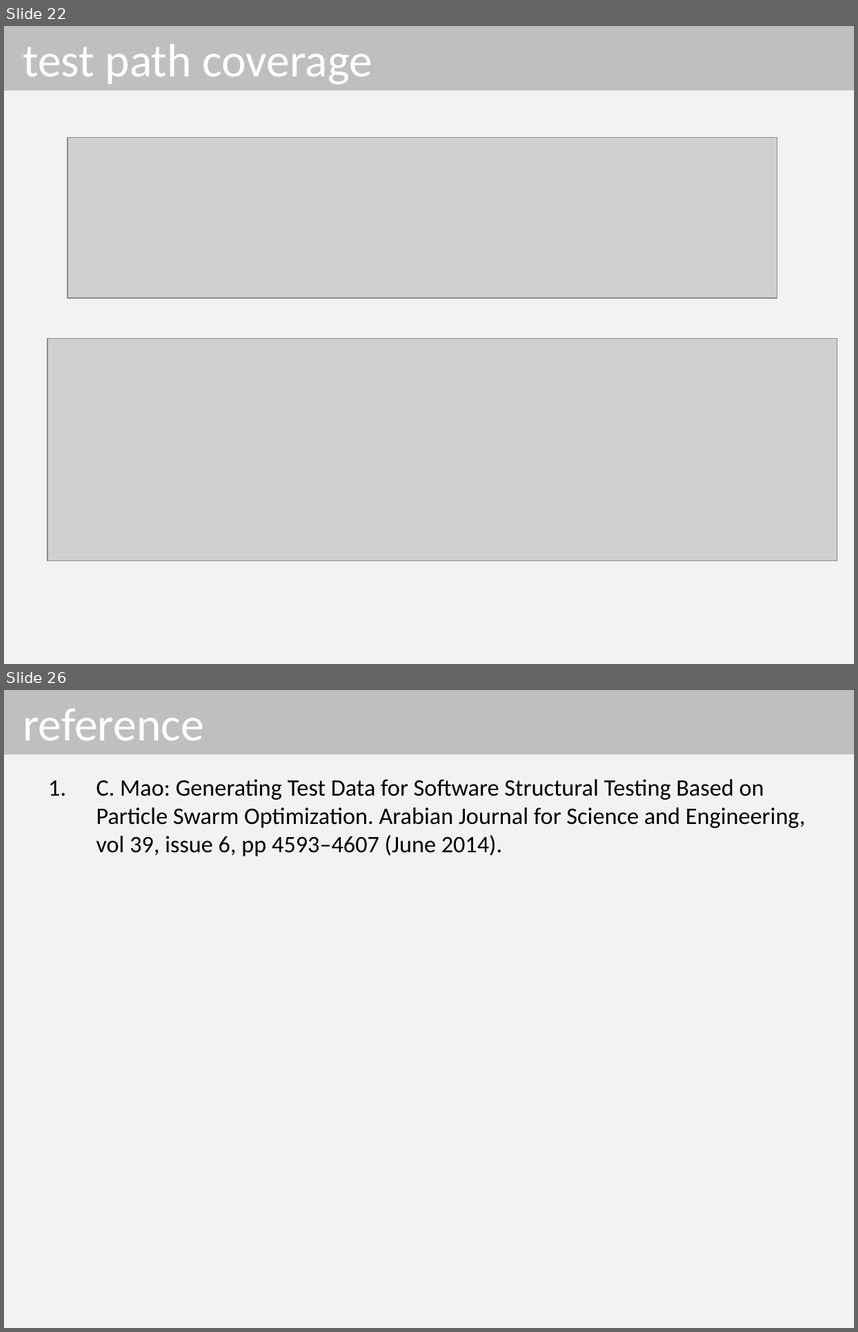
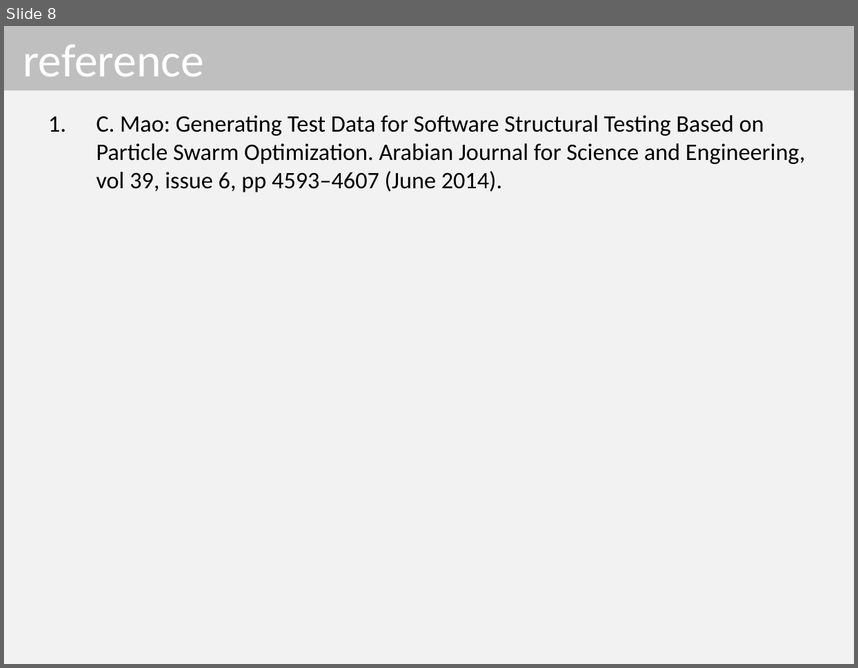
Before and after one commit to dinhngocthi/GAsource, a slide deck: CFT4CUnitSrc/src/report/PPSO_Presentation.pptx. Shown one above the other, each under a label of ours: slides 22 and 26 before the commit, slide 8 after it; the slides between them are not shown. The pictures are 858x1332 and 858x668 pixels, drawn with LibreOffice and Linux fonts; fonts in the diff are those of the drawing; grey boxes stand for pictures. Boxes give left, top, right and bottom in pixels: in the first picture for what was removed or moved away, otherwise in the second. Text is boxed around its words. In the diff, an @@ line names an element or a change of style, - is before the commit and + after.

```diff
--- a/CFT4CUnitSrc/src/report/PPSO_Presentation.pptx
+++ b/CFT4CUnitSrc/src/report/PPSO_Presentation.pptx
@@ slide 22 removed at [4, 26, 854, 664], background #F2F2F2 @@
@@ title removed at [4, 26, 854, 91] @@
-test path coverage
@@ picture removed at [67, 137, 777, 298] @@
@@ picture removed at [47, 338, 837, 560] @@
@@ what was slide 26 is now slide 8 @@
```
Also in this commit, not shown: 2 slides changed, 1 slide added, 18 other slides removed.
